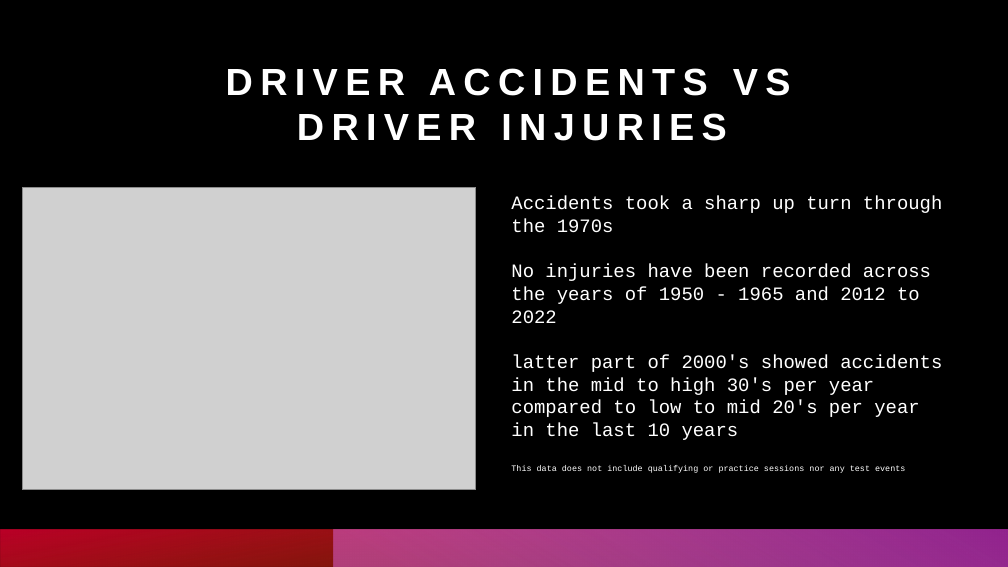
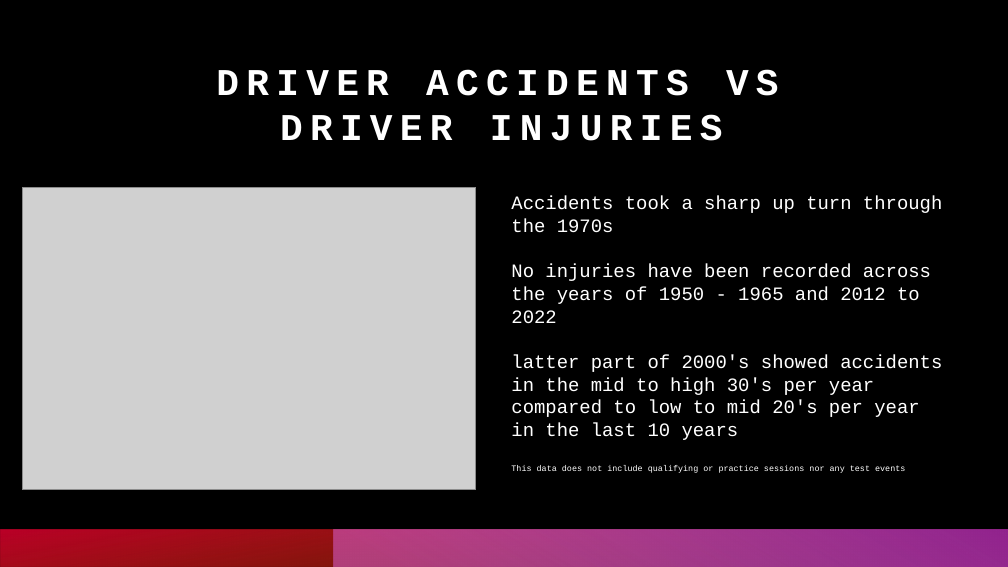
Before and after one commit to oli124/F1_safety, a slide deck: slide 15 of F1_driver_safety_pres.pptx (slide 8 before the commit). Drawn at 1008x567 pixels with LibreOffice and Linux fonts; fonts in the diff are those of the drawing; grey boxes stand for pictures. Boxes give left, top, right and bottom in pixels: in the first picture for what was removed or moved away, otherwise in the second. Text is boxed around its words. In the diff, an @@ line names an element or a change of style, - is before the commit and + after.

```diff
--- a/F1_driver_safety_pres.pptx
+++ b/F1_driver_safety_pres.pptx
@@ title "DRIVER ACCIDENTS VS DRIVER INJURIES": place and size @@
-title "DRIVER ACCIDENTS VS DRIVER INJURIES" at [226, 68, 791, 141]
+title "DRIVER ACCIDENTS VS DRIVER INJURIES" at [216, 69, 779, 141]
@@ title "DRIVER ACCIDENTS VS DRIVER INJURIES" at [216, 69, 779, 141]: font Arial to Courier New @@
```
Also in this commit, not shown: 3 other slides changed, 16 slides added, 1 slide removed, 5 other files.
